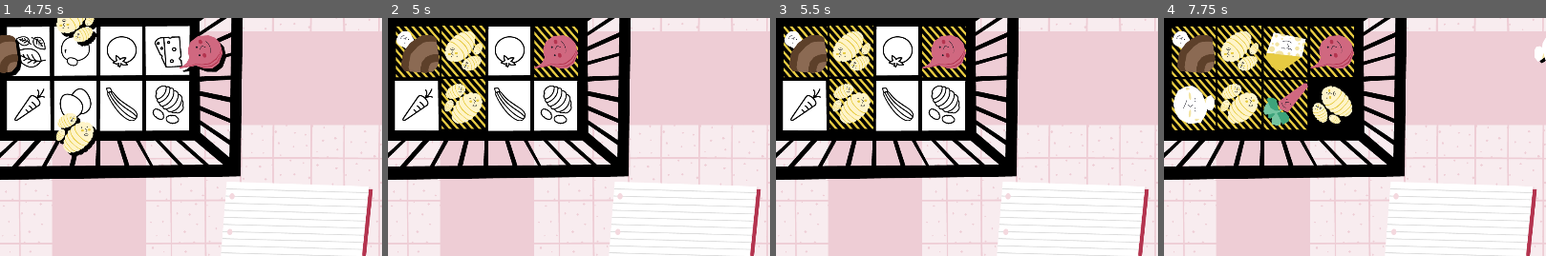
Above: before the commit, frames 1-4 (left to right).
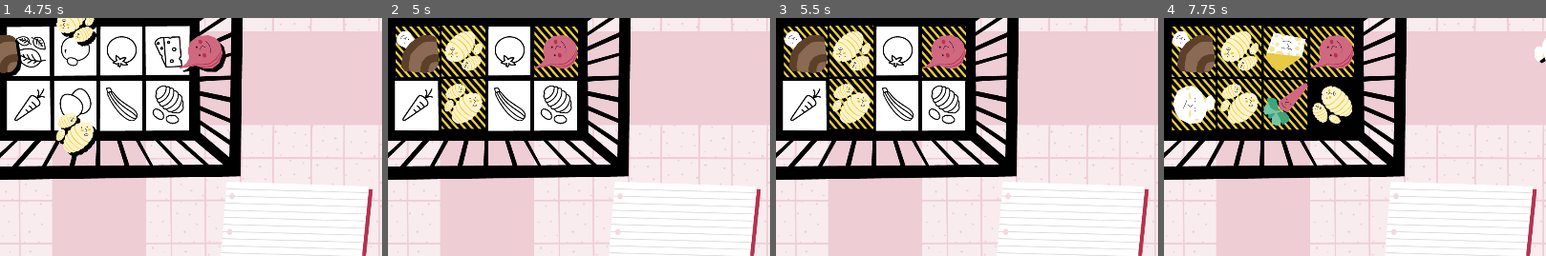
Above: after the commit, the same moments.

Repository: nuco-san/rotary_game
Game: Godot game, scene res://Scenes/Minigioco.tscn
The game is run twice, just before and just after one commit, with the same random seed, the same clock (stepped at 60 frames per second) and the same inputs. Before the commit the project starts from res://Scenes/Minigioco_1.tscn.
Inputs:
- Up to frame 1 (4.75 s): tap Enter at 0.5, 2.75 s; tap Space at 1.25 s
- Up to frame 2 (5 s): no input
- Up to frame 3 (5.5 s): no input
- Up to frame 4 (7.75 s): no input
The pictures show only the part of the screen within x 37-87%, y 37-87%; the shares and areas given below are measured in that part.

Frame 1 is identical in both runs. In frame 2, 0.8% of the frame differs, in the area x 2-14%, y 3-26%; in frame 3, 0.9%; in frame 4, 2.1%, in the area x 2-14%, y 3-48%.

Commit message:
inserito minigioco 2

Diff:
--- a/Scenes/FoodTrack.tscn
+++ b/Scenes/FoodTrack.tscn
@@ -127,7 +127,6 @@
 scale = Vector2( 1.1, 1.1 )
 frames = SubResource( 7 )
 animation = "New Anim"
-frame = 2
 speed_scale = 1.4
 playing = true
 
--- /dev/null
+++ b/Scenes/Minigiochi/Minigioco_1.tscn
@@ -0,0 +1,20 @@
+[gd_scene load_steps=2 format=2]
+
+[ext_resource path="res://Scenes/Minigioco.tscn" type="PackedScene" id=1]
+
+[node name="Minigioco_1" instance=ExtResource( 1 )]
+
+[editable path="TrackManagerLeft"]
+[editable path="TrackManagerBottom"]
+[editable path="TrackManagerBottom/FoodTrack_1"]
+[editable path="TrackManagerBottom/FoodTrack_2"]
+[editable path="TrackManagerRight"]
+[editable path="TrackManagerRight/FoodTrack_1"]
+[editable path="TrackManagerRight/FoodTrack_2"]
+[editable path="TrackManagerTop"]
+[editable path="TrackManagerTop/FoodTrack_1"]
+[editable path="TrackManagerTop/FoodTrack_2"]
+[editable path="UI/PlayerUILeft"]
+[editable path="UI/PlayerUIBottom"]
+[editable path="UI/PlayerUIRight"]
+[editable path="UI/PlayerUITop"]
--- /dev/null
+++ b/Scenes/Minigiochi/Minigioco_2.tscn
@@ -0,0 +1,99 @@
+[gd_scene load_steps=4 format=2]
+
+[ext_resource path="res://Scenes/Minigioco.tscn" type="PackedScene" id=1]
+[ext_resource path="res://02_Sfondi_EXPORT_ROTARY/Sfondo_2_sotto.png" type="Texture" id=2]
+[ext_resource path="res://02_Sfondi_EXPORT_ROTARY/Sfondo_2_sopra.png" type="Texture" id=3]
+
+[node name="Minigioco_1" instance=ExtResource( 1 )]
+
+[node name="Sfondo_sotto" parent="." index="0"]
+texture = ExtResource( 2 )
+
+[node name="FoodTrack_1" parent="TrackManagerLeft" index="0"]
+acceptable_id = "Uova"
+
+[node name="FinishingPoint" parent="TrackManagerLeft/FoodTrack_1" index="0"]
+position = Vector2( 657, -4 )
+
+[node name="FoodBackgroundWrong" parent="TrackManagerLeft/FoodTrack_1/FinishingPoint" index="3"]
+frame = 2
+
+[node name="FoodTrack_2" parent="TrackManagerLeft" index="1"]
+acceptable_id = "Gnocchi"
+
+[node name="FinishingPoint" parent="TrackManagerLeft/FoodTrack_2" index="0"]
+position = Vector2( 657, -8 )
+
+[node name="FoodBackgroundWrong" parent="TrackManagerLeft/FoodTrack_2/FinishingPoint" index="3"]
+frame = 2
+
+[node name="FoodTrack_1" parent="TrackManagerBottom" index="0"]
+acceptable_id = "Zucchina"
+
+[node name="FinishingPoint" parent="TrackManagerBottom/FoodTrack_1" index="0"]
+position = Vector2( 18, -588 )
+
+[node name="FoodBackgroundWrong" parent="TrackManagerBottom/FoodTrack_1/FinishingPoint" index="3"]
+frame = 2
+
+[node name="FoodTrack_2" parent="TrackManagerBottom" index="1"]
+acceptable_id = "Carota"
+
+[node name="FinishingPoint" parent="TrackManagerBottom/FoodTrack_2" index="0"]
+position = Vector2( 12, -586 )
+
+[node name="FoodBackgroundWrong" parent="TrackManagerBottom/FoodTrack_2/FinishingPoint" index="3"]
+frame = 2
+
+[node name="FoodTrack_1" parent="TrackManagerRight" index="0"]
+acceptable_id = "Mozzarella"
+
+[node name="FinishingPoint" parent="TrackManagerRight/FoodTrack_1" index="0"]
+position = Vector2( -639, -3 )
+
+[node name="FoodBackgroundWrong" parent="TrackManagerRight/FoodTrack_1/FinishingPoint" index="3"]
+frame = 2
+
+[node name="FoodTrack_2" parent="TrackManagerRight" index="1"]
+acceptable_id = "Formaggio"
+
+[node name="FinishingPoint" parent="TrackManagerRight/FoodTrack_2" index="0"]
+position = Vector2( -638, -6 )
+
+[node name="FoodBackgroundWrong" parent="TrackManagerRight/FoodTrack_2/FinishingPoint" index="3"]
+frame = 2
+
+[node name="FoodTrack_1" parent="TrackManagerTop" index="0"]
+acceptable_id = "Basilico"
+
+[node name="FinishingPoint" parent="TrackManagerTop/FoodTrack_1" index="0"]
+position = Vector2( 17, 572 )
+
+[node name="FoodBackgroundWrong" parent="TrackManagerTop/FoodTrack_1/FinishingPoint" index="3"]
+frame = 2
+
+[node name="FinishingPoint" parent="TrackManagerTop/FoodTrack_2" index="0"]
+position = Vector2( 11, 573 )
+
+[node name="FoodBackgroundWrong" parent="TrackManagerTop/FoodTrack_2/FinishingPoint" index="3"]
+frame = 2
+
+[node name="Sfondo_sopra" parent="." index="5"]
+texture = ExtResource( 3 )
+
+[editable path="TrackManagerLeft"]
+[editable path="TrackManagerLeft/FoodTrack_1"]
+[editable path="TrackManagerLeft/FoodTrack_2"]
+[editable path="TrackManagerBottom"]
+[editable path="TrackManagerBottom/FoodTrack_1"]
+[editable path="TrackManagerBottom/FoodTrack_2"]
+[editable path="TrackManagerRight"]
+[editable path="TrackManagerRight/FoodTrack_1"]
+[editable path="TrackManagerRight/FoodTrack_2"]
+[editable path="TrackManagerTop"]
+[editable path="TrackManagerTop/FoodTrack_1"]
+[editable path="TrackManagerTop/FoodTrack_2"]
+[editable path="UI/PlayerUILeft"]
+[editable path="UI/PlayerUIBottom"]
+[editable path="UI/PlayerUIRight"]
+[editable path="UI/PlayerUITop"]
--- a/Scenes/Minigioco.gd
+++ b/Scenes/Minigioco.gd
@@ -1,8 +1,8 @@
 extends Node2D
+
 
 var time_left := 600
 var score := 0
-
 
 
 func _ready():
--- a/Scenes/Minigioco_1.tscn
+++ b/Scenes/Minigioco.tscn
@@ -39,6 +39,9 @@
 [node name="FinishingPoint" parent="TrackManagerBottom/FoodTrack_1" index="0"]
 position = Vector2( 8, -588 )
 
+[node name="FoodBackgroundWrong" parent="TrackManagerBottom/FoodTrack_1/FinishingPoint" index="3"]
+frame = 2
+
 [node name="FoodTrack_2" parent="TrackManagerBottom" index="1"]
 position = Vector2( 117, -1 )
 acceptable_id = "Zucchina"
@@ -46,6 +49,9 @@
 [node name="FinishingPoint" parent="TrackManagerBottom/FoodTrack_2" index="0"]
 position = Vector2( 7, -585 )
 
+[node name="FoodBackgroundWrong" parent="TrackManagerBottom/FoodTrack_2/FinishingPoint" index="3"]
+frame = 2
+
 [node name="TrackManagerRight" parent="." instance=ExtResource( 3 )]
 position = Vector2( 1797, 539 )
 
@@ -55,6 +61,9 @@
 
 [node name="FinishingPoint" parent="TrackManagerRight/FoodTrack_1" index="0"]
 position = Vector2( -659, 0 )
+
+[node name="FoodBackgroundWrong" parent="TrackManagerRight/FoodTrack_1/FinishingPoint" index="3"]
+frame = 2
 
 [node name="FoodTrack_2" parent="TrackManagerRight" index="1"]
 position = Vector2( 0, 133 )
@@ -64,6 +73,9 @@
 [node name="FinishingPoint" parent="TrackManagerRight/FoodTrack_2" index="0"]
 position = Vector2( -659, 0 )
 
+[node name="FoodBackgroundWrong" parent="TrackManagerRight/FoodTrack_2/FinishingPoint" index="3"]
+frame = 2
+
 [node name="TrackManagerTop" parent="." instance=ExtResource( 3 )]
 position = Vector2( 897, -41 )
 
@@ -73,6 +85,9 @@
 
 [node name="FinishingPoint" parent="TrackManagerTop/FoodTrack_1" index="0"]
 position = Vector2( 8, 578 )
+
+[node name="FoodBackgroundWrong" parent="TrackManagerTop/FoodTrack_1/FinishingPoint" index="3"]
+frame = 2
 
 [node name="FoodTrack_2" parent="TrackManagerTop" index="1"]
 position = Vector2( 117, -1 )
@@ -81,6 +96,9 @@
 
 [node name="FinishingPoint" parent="TrackManagerTop/FoodTrack_2" index="0"]
 position = Vector2( 7, 581 )
+
+[node name="FoodBackgroundWrong" parent="TrackManagerTop/FoodTrack_2/FinishingPoint" index="3"]
+frame = 2
 
 [node name="Sfondo_sopra" type="Sprite" parent="."]
 position = Vector2( 961, 601 )
--- a/Scenes/TrackManager.gd
+++ b/Scenes/TrackManager.gd
@@ -20,7 +20,7 @@
 
 func first_spawn():
 	randomize_timer()
-	$Timer.paused = false
+	$Timer.start()
 	track_1.spawn_food()
 
 
--- /dev/null
+++ b/bought_foods.tres
@@ -0,0 +1,7 @@
+[gd_resource type="Resource" load_steps=2 format=2]
+
+[ext_resource path="res://foodlist_res.gd" type="Script" id=1]
+
+[resource]
+script = ExtResource( 1 )
+food_ids = [ "Basilico", "Carota", "Formaggio", "Gnocchi", "Mozzarella", "Pomodoro", "Uova", "Zucchina" ]
--- a/project.godot
+++ b/project.godot
@@ -21,7 +21,7 @@
 [application]
 
 config/name="Rotary_game_v3"
-run/main_scene="res://Scenes/Minigioco_1.tscn"
+run/main_scene="res://Scenes/Minigioco.tscn"
 
 [autoload]
 
